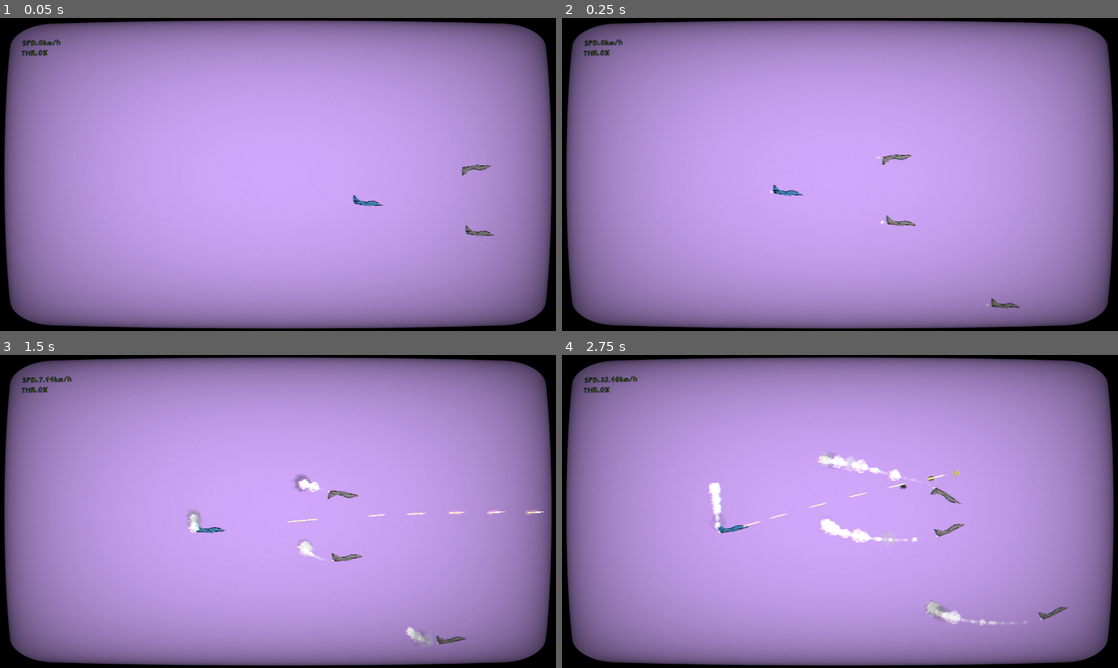
Above: before the commit, frames 1-4 (two rows, left to right).
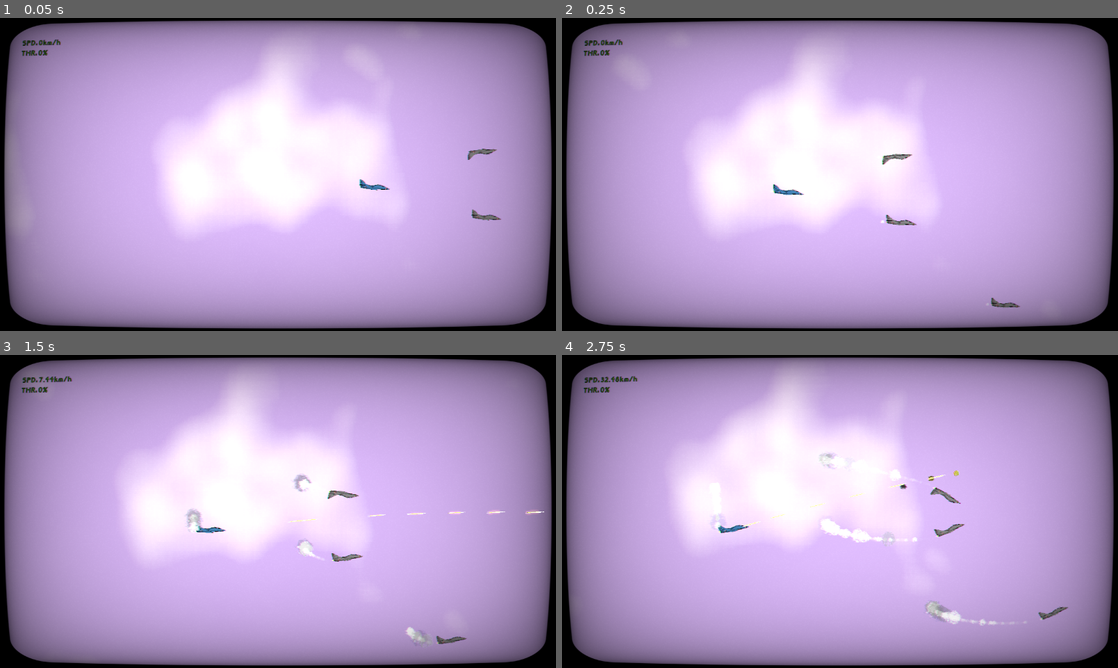
Above: after the commit, the same moments.

Repository: tm-sm/Igne-Caelum
Game: Godot game, scene res://testing2.tscn
Two runs of this game, one before a commit and one after it. Both use one fixed random seed, a clock stepped at 60 frames per second and the inputs below.
Inputs:
- Up to frame 1 (0.05 s): no input
- Up to frame 2 (0.25 s): no input
- Up to frame 3 (1.5 s): hold A (pitch_up) 0.53-1.28 s; hold Up (fire_machineguns) 0.53-1.28 s; hold Space (brake) from 1.28 s (still down); tap Up (fire_machineguns) at 1.35 s
- Up to frame 4 (2.75 s): release Space (brake) at 2.03 s; hold A (pitch_up) from 2.03 s (still down); hold Up (fire_machineguns) from 2.03 s (still down)

The runs differ from the first frame. In frame 1, 24% of the frame differs, in the area x 0-91%, y 3-81%; in frame 2, 22%; in frame 3, 21%; in frame 4, 24%, in the area x 18-76%, y 2-80%.

Commit message:
added cloud effects and lowered the sound volume

Diff:
--- a/entities/particles/Explosion.tscn
+++ b/entities/particles/Explosion.tscn
@@ -111,6 +111,7 @@
 script = ExtResource( 2 )
 
 [node name="Explosion" type="Particles2D" parent="."]
+emitting = false
 amount = 100
 lifetime = 10.0
 one_shot = true
@@ -162,8 +163,7 @@
 
 [node name="AudioStreamPlayer2D" type="AudioStreamPlayer2D" parent="."]
 stream = ExtResource( 5 )
-volume_db = -10.0
-pitch_scale = 1.5
+volume_db = -15.0
 autoplay = true
 max_distance = 15000.0
 
--- a/entities/planes/base/Interzki.tscn
+++ b/entities/planes/base/Interzki.tscn
@@ -249,7 +249,7 @@
 [node name="JetSound" type="AudioStreamPlayer2D" parent="."]
 position = Vector2( -71, 0 )
 stream = ExtResource( 9 )
-volume_db = -5.0
+volume_db = -25.0
 pitch_scale = 1.5
 autoplay = true
 max_distance = 10000.0
--- a/entities/planes/base/Intorv.tscn
+++ b/entities/planes/base/Intorv.tscn
@@ -259,7 +259,7 @@
 [node name="JetSound" type="AudioStreamPlayer2D" parent="."]
 position = Vector2( -71, 0 )
 stream = ExtResource( 8 )
-volume_db = -5.0
+volume_db = -25.0
 pitch_scale = 1.5
 autoplay = true
 max_distance = 10000.0
--- a/entities/planes/scripts/BasePlane.gd
+++ b/entities/planes/scripts/BasePlane.gd
@@ -52,6 +52,7 @@
 
 func _ready():
 	add_to_group("sound_emitter")
+	add_to_group("damageable")
 	health = max_health
 	controls_enabled = true
 	stall_vapor.emitting = false
--- a/entities/weapons/BaseBullet.gd
+++ b/entities/weapons/BaseBullet.gd
@@ -7,6 +7,9 @@
 export(int) var damage : int = 20
 export(float) var bullet_weight : float = 0.1
 
+func _ready():
+	add_to_group("damageable")
+
 func fire(impulse):
 	weight = bullet_weight
 	apply_central_impulse(impulse)
@@ -14,7 +17,8 @@
 
 func _on_Bullet_body_entered(body):
 	add_collision_exception_with(body)
-	body.recieve_damage(damage)
+	if body.is_in_group("damageable"):
+		body.recieve_damage(damage)
 	anim.play("explode")
 
 func recieve_damage(_dmg):
--- a/entities/weapons/MachineGun.tscn
+++ b/entities/weapons/MachineGun.tscn
@@ -12,6 +12,7 @@
 
 [node name="Gunshot" type="AudioStreamPlayer2D" parent="."]
 stream = ExtResource( 2 )
+volume_db = -10.0
 max_distance = 7500.0
 
 [connection signal="timeout" from="Timer" to="." method="_on_Timer_timeout"]
--- a/testing2.tscn
+++ b/testing2.tscn
@@ -1,7 +1,8 @@
-[gd_scene load_steps=18 format=2]
+[gd_scene load_steps=17 format=2]
 
 [ext_resource path="res://entities/planes/IntorvPlayer.tscn" type="PackedScene" id=1]
 [ext_resource path="res://fonts/Nasa21-l23X.ttf" type="DynamicFontData" id=2]
+[ext_resource path="res://textures/SkyParallax.tscn" type="PackedScene" id=3]
 [ext_resource path="res://entities/PlayerCamera.gd" type="Script" id=4]
 [ext_resource path="res://entities/planes/IntorvAI.tscn" type="PackedScene" id=5]
 
@@ -331,27 +332,6 @@
 shader_param/vignette_intensity = 0.4
 shader_param/vignette_opacity = 0.487
 
-[sub_resource type="Shader" id=37]
-code = "shader_type canvas_item;
-
-uniform float blue = 1.0;
-uniform float red = 1.0;
-uniform float green = 1.0;
-
-void fragment() {
-	COLOR = texture(TEXTURE, UV);
-	COLOR.b = blue;
-	COLOR.r = red;
-	COLOR.g = green;
-}
-"
-
-[sub_resource type="ShaderMaterial" id=38]
-shader = SubResource( 37 )
-shader_param/blue = 0.888
-shader_param/red = 0.605
-shader_param/green = 0.375
-
 [node name="testing2" type="Node2D"]
 script = SubResource( 2 )
 
@@ -375,10 +355,9 @@
 
 [node name="PlayerCamera" type="Camera2D" parent="."]
 show_behind_parent = true
-position = Vector2( 138, -352 )
+position = Vector2( 1, 0 )
 z_as_relative = false
 current = true
-zoom = Vector2( 10, 10 )
 smoothing_enabled = true
 smoothing_speed = 15.0
 drag_margin_left = 0.5
@@ -387,6 +366,10 @@
 drag_margin_bottom = 0.5
 script = ExtResource( 4 )
 
+[node name="SkyParallax" parent="PlayerCamera" instance=ExtResource( 3 )]
+scale = Vector2( 5, 5 )
+transform = Transform2D( 5, 0, 0, 5, 0, 0 )
+
 [node name="CanvasLayer" type="CanvasLayer" parent="."]
 layer = 0
 script = SubResource( 7 )
@@ -439,13 +422,6 @@
 anchor_right = 1.0
 anchor_bottom = 1.0
 
-[node name="ParallaxBackground" type="ParallaxBackground" parent="."]
-
-[node name="Sky" type="ColorRect" parent="ParallaxBackground"]
-material = SubResource( 38 )
-anchor_right = 1.0
-anchor_bottom = 1.0
-
 [node name="Player" parent="." instance=ExtResource( 1 )]
 position = Vector2( 2833, 45 )
 plane_color = Color( 0.0509804, 0.407843, 0.698039, 1 )
--- /dev/null
+++ b/textures/SkyParallax.tscn
@@ -0,0 +1,58 @@
+[gd_scene load_steps=6 format=2]
+
+[ext_resource path="res://textures/shaders/SkyParallax.tres" type="Material" id=1]
+
+[sub_resource type="Shader" id=37]
+code = "shader_type canvas_item;
+
+uniform float blue = 1.0;
+uniform float red = 1.0;
+uniform float green = 1.0;
+
+void fragment() {
+	COLOR = texture(TEXTURE, UV);
+	COLOR.b = blue;
+	COLOR.r = red;
+	COLOR.g = green;
+}
+"
+
+[sub_resource type="ShaderMaterial" id=38]
+shader = SubResource( 37 )
+shader_param/blue = 0.888
+shader_param/red = 0.605
+shader_param/green = 0.375
+
+[sub_resource type="OpenSimplexNoise" id=39]
+
+[sub_resource type="NoiseTexture" id=40]
+width = 2042
+height = 2042
+seamless = true
+noise = SubResource( 39 )
+
+[node name="SkyParallax" type="ParallaxBackground"]
+scroll_ignore_camera_zoom = true
+
+[node name="Sky" type="ColorRect" parent="."]
+material = SubResource( 38 )
+anchor_right = 1.0
+anchor_bottom = 1.0
+
+[node name="FarawayClouds" type="ParallaxLayer" parent="."]
+motion_scale = Vector2( 0.01, 0.01 )
+motion_mirroring = Vector2( 2042, 2042 )
+
+[node name="Sprite" type="Sprite" parent="FarawayClouds"]
+material = ExtResource( 1 )
+texture = SubResource( 40 )
+centered = false
+
+[node name="NearClouds" type="ParallaxLayer" parent="."]
+motion_scale = Vector2( 0.1, 0.1 )
+motion_mirroring = Vector2( 2042, 2042 )
+
+[node name="Sprite" type="Sprite" parent="NearClouds"]
+material = ExtResource( 1 )
+texture = SubResource( 40 )
+centered = false
--- /dev/null
+++ b/textures/shaders/SkyParallax.tres
@@ -0,0 +1,40 @@
+[gd_resource type="ShaderMaterial" load_steps=6 format=2]
+
+[sub_resource type="Shader" id=39]
+code = "shader_type canvas_item;
+
+uniform sampler2D texture2;
+uniform sampler2D colorTexture;
+
+uniform vec2 scroll = vec2(0.1, 0.1);
+uniform vec2 scroll2 = vec2(0.1, 0.1);
+
+void fragment() {
+	float textureColor1 = texture(TEXTURE, UV + scroll * TIME).r;
+	float textureColor2 = texture(texture2, UV + scroll2 * TIME).r;
+	float energy = textureColor1 * textureColor2;
+	vec4 color = texture(colorTexture, vec2(energy));
+	COLOR = color;
+}"
+
+[sub_resource type="Gradient" id=43]
+offsets = PoolRealArray( 0, 0.0645161, 0.16129, 0.812903 )
+colors = PoolColorArray( 1, 1, 1, 1, 1, 1, 1, 1, 1, 1, 1, 0.0833334, 1, 1, 1, 0 )
+
+[sub_resource type="GradientTexture" id=44]
+gradient = SubResource( 43 )
+
+[sub_resource type="OpenSimplexNoise" id=45]
+
+[sub_resource type="NoiseTexture" id=46]
+width = 522
+height = 1
+seamless = true
+noise = SubResource( 45 )
+
+[resource]
+shader = SubResource( 39 )
+shader_param/scroll = Vector2( 0.001, 0.001 )
+shader_param/scroll2 = Vector2( 0, 0 )
+shader_param/texture2 = SubResource( 46 )
+shader_param/colorTexture = SubResource( 44 )
Not shown, changed: sounds/explosion.ogg
